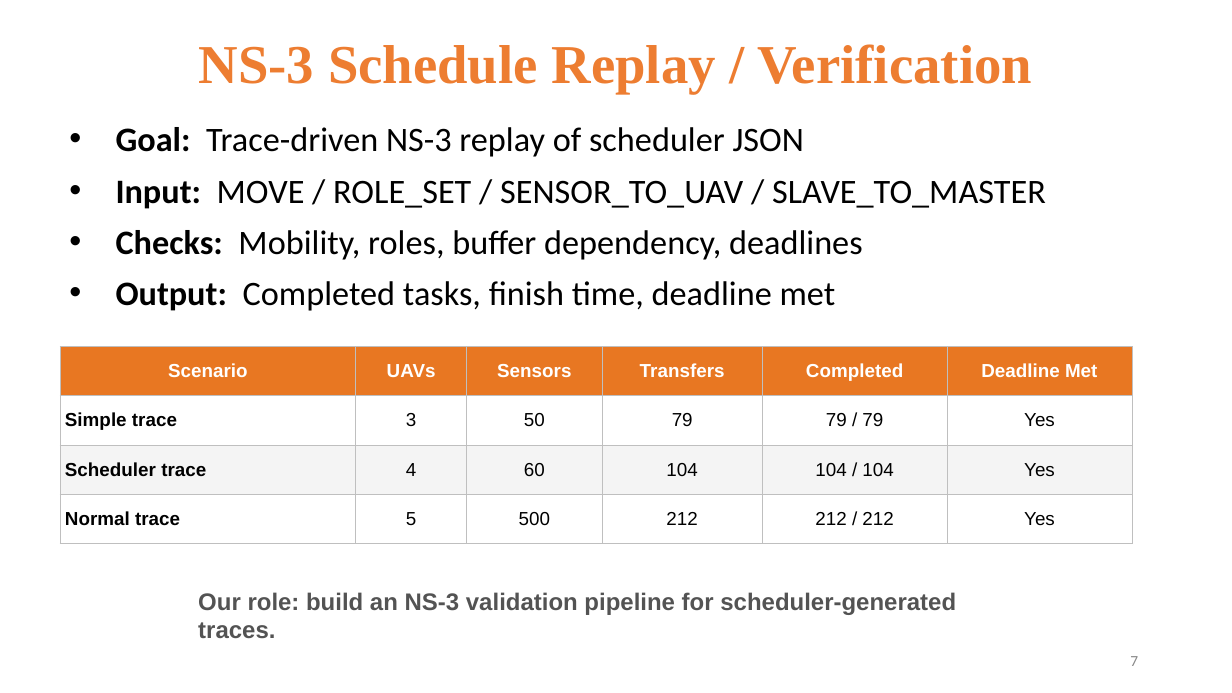
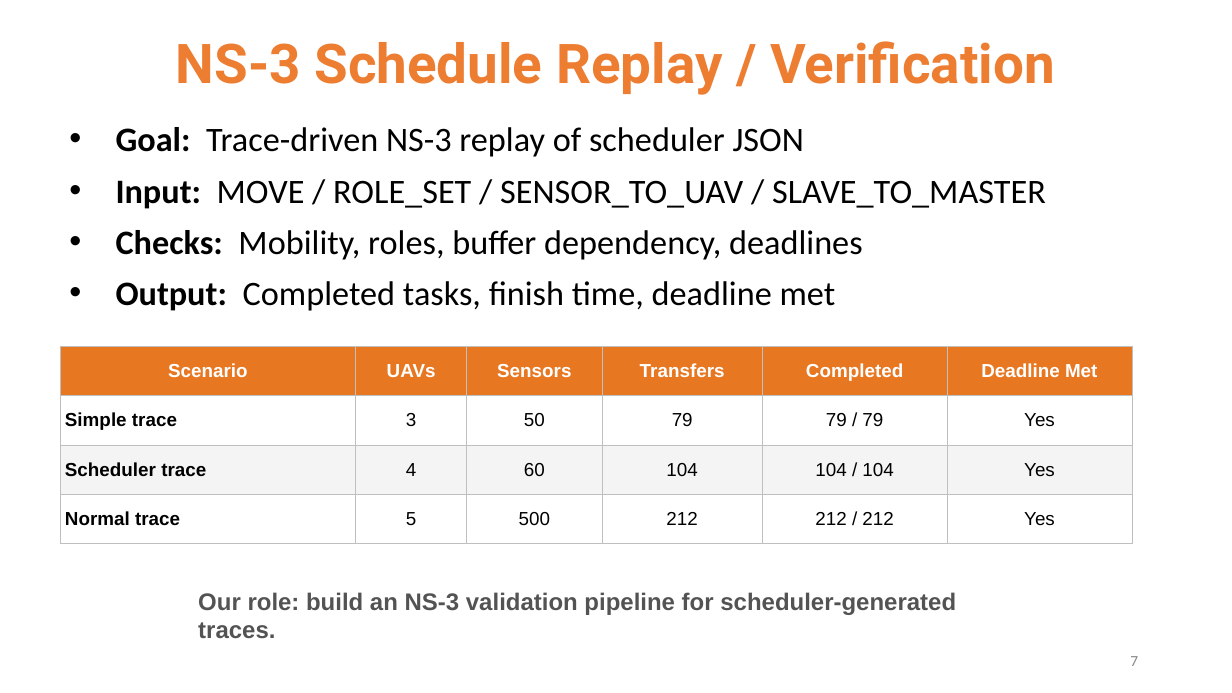
Before and after one commit to 112550039/CS_Project_ns3, a slide deck: slide 7 of docs/專題期末報告.pptx. Drawn at 1232x693 pixels with LibreOffice and Linux fonts; fonts in the diff are those of the drawing. Boxes give left, top, right and bottom in pixels: in the first picture for what was removed or moved away, otherwise in the second. Text is boxed around its words. In the diff, an @@ line names an element or a change of style, - is before the commit and + after.

```diff
--- a/docs/專題期末報告.pptx
+++ b/docs/專題期末報告.pptx
@@ title "NS-3 Schedule Replay / Verification" at bbox=[176, 41, 1054, 95]: font Times New Roman to Roboto @@
```
Also in this commit, not shown: 7 other slides changed, 1 slide added, 1 slide removed.
